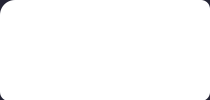
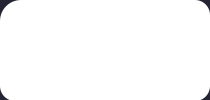
Layer changes from the first 210x100 image to the second:
painted on "Téglalap 1" over [0, 0, 210, 100]
